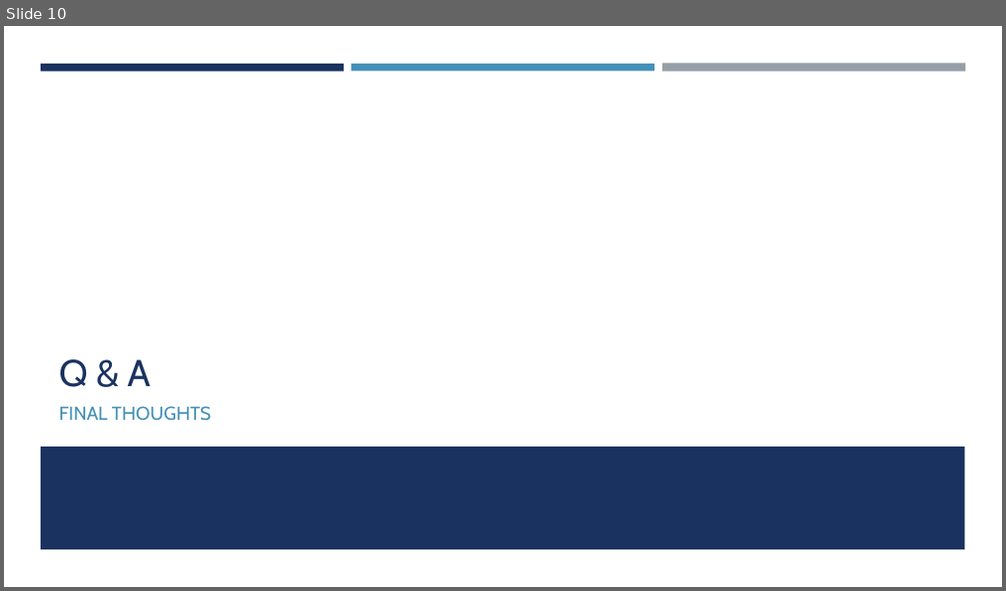
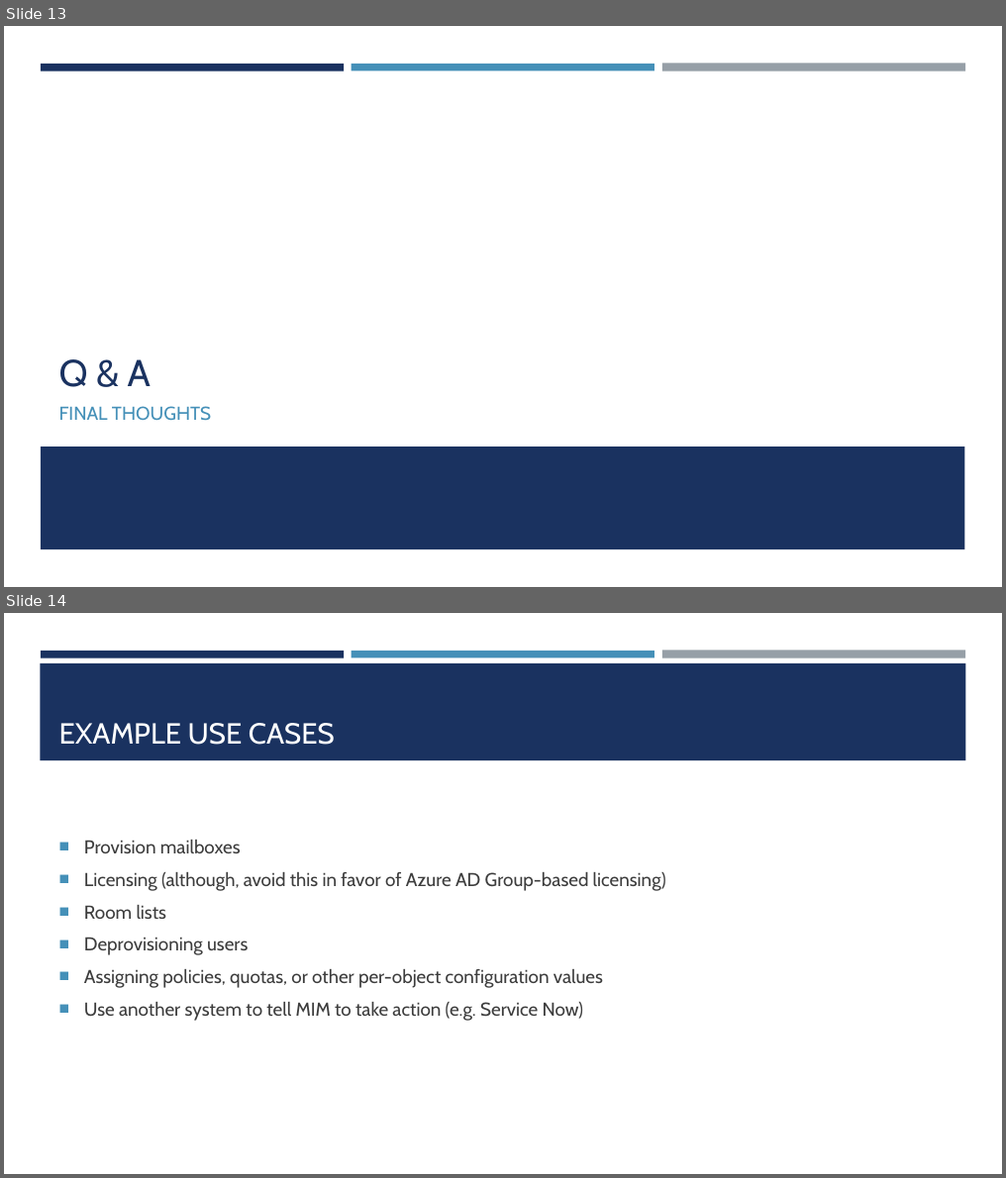
Before and after one commit to dustindortch/ConferencePresentations2019, a slide deck: PowerShell Identity Automation with MIM/PowerShell Identity Automation with MIM.pptx. Shown one above the other, each under a label of ours: slide 10 before the commit, slides 13 and 14 after it. The pictures are 1006x591 and 1006x1178 pixels, drawn with LibreOffice and Linux fonts; fonts in the diff are those of the drawing; background and template pictures are left out. Boxes give left, top, right and bottom in pixels: in the first picture for what was removed or moved away, otherwise in the second. Text is boxed around its words. In the diff, an @@ line names an element or a change of style, - is before the commit and + after.

```diff
--- a/PowerShell Identity Automation with MIM/PowerShell Identity Automation with MIM.pptx
+++ b/PowerShell Identity Automation with MIM/PowerShell Identity Automation with MIM.pptx
@@ slide 14 added at box(4, 613, 1002, 1174), background #FFFFFF; not listed: 3 template elements that a slide beside it also shows @@
@@ rectangle added at box(40, 663, 966, 761), fill #1A3260 @@
@@ title added at box(59, 723, 335, 745), 28 pt, text #FFFFFF @@
+EXAMPLE USE CASES
@@ text added at box(84, 840, 666, 1021), 18 pt, text #3D3D3D @@
+■ Provision mailboxes
+■ Licensing (although, avoid this in favor of Azure AD Group-based licensing)
+■ Room lists
+■ Deprovisioning users
+■ Assigning policies, quotas, or other per-object configuration values
+■ Use another system to tell MIM to take action (e.g. Service Now)
@@ what was slide 10 is now slide 13 @@
```
Also in this commit, not shown: 2 slides changed, 3 other slides added.
